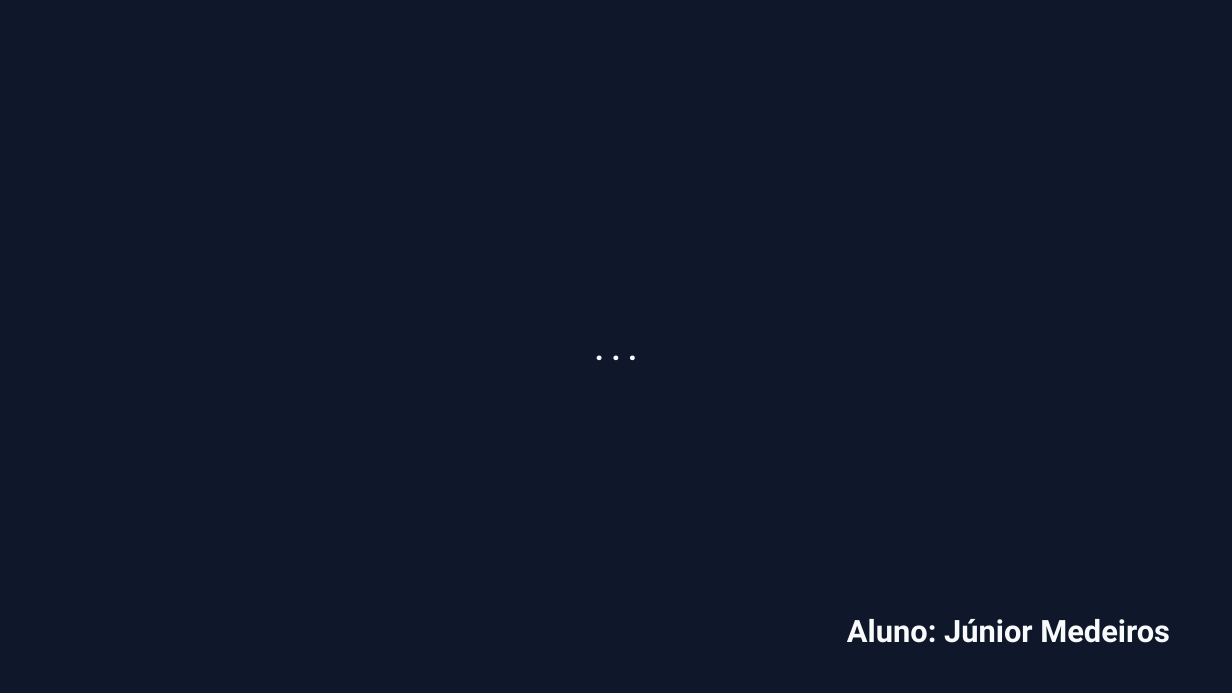
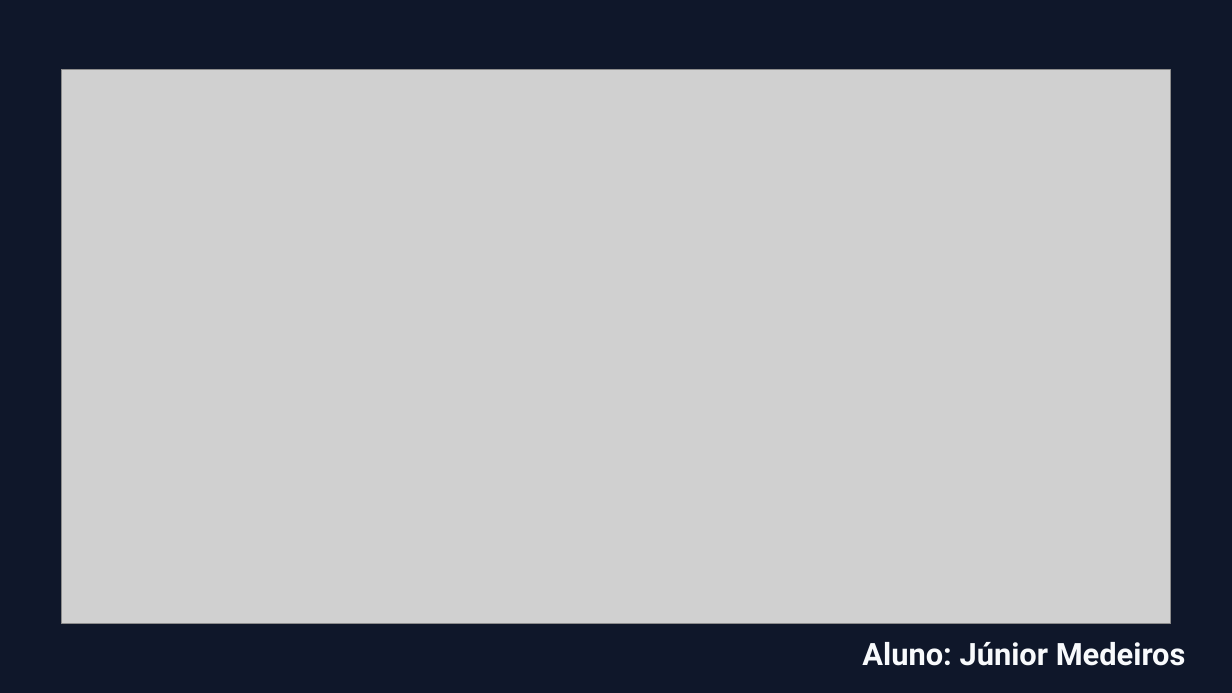
Before and after one commit to Medeiros000/apresentacao, a slide deck: slide 1 of apresentacao.pptx. Drawn at 1232x693 pixels with LibreOffice and Linux fonts; fonts in the diff are those of the drawing; grey boxes stand for pictures. Boxes give left, top, right and bottom in pixels: in the first picture for what was removed or moved away, otherwise in the second. Text is boxed around its words. In the diff, an @@ line names an element or a change of style, - is before the commit and + after.

Commit message:
feat: update apresentacao.pptx with qrcode

```diff
--- a/apresentacao.pptx
+++ b/apresentacao.pptx
@@ picture added at [62,69,1171,624] @@
@@ text removed at [443,326,789,367] @@
-. . .
@@ text "Aluno: Júnior Medeiros": place and size @@
-text "Aluno: Júnior Medeiros" at [847,619,1170,643]
+text "Aluno: Júnior Medeiros" at [862,642,1186,666]
```
